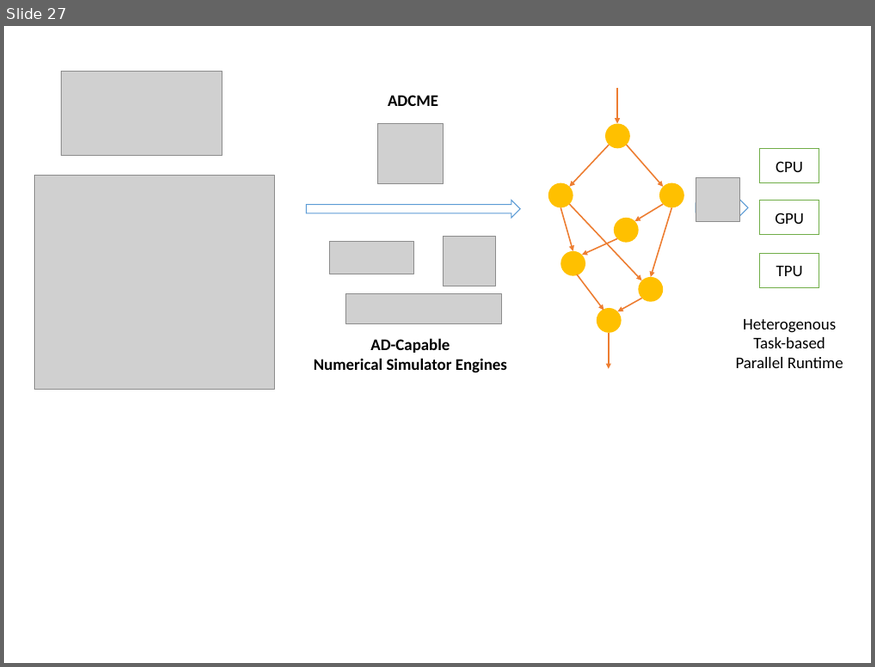
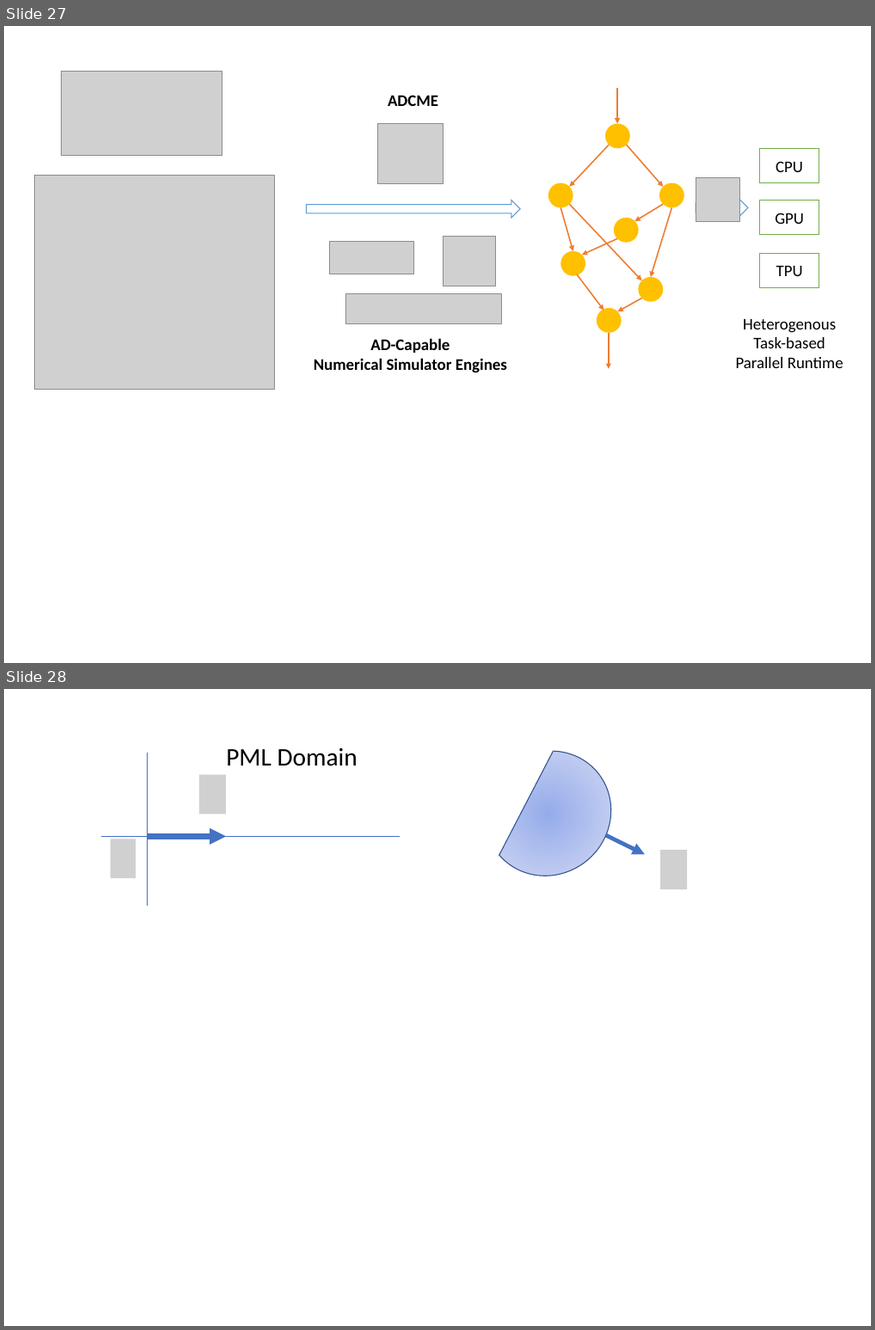
Before and after one commit to ADCMEMarket/ADCMEImages, a slide deck: Slides/figures.pptx. Shown one above the other, each under a label of ours: slide 27 before the commit, slides 27 and 28 after it. The pictures are 875x667 and 875x1330 pixels, drawn with LibreOffice and Linux fonts; fonts in the diff are those of the drawing; grey boxes stand for pictures. Boxes give left, top, right and bottom in pixels: in the first picture for what was removed or moved away, otherwise in the second. Text is boxed around its words. In the diff, an @@ line names an element or a change of style, - is before the commit and + after.

```diff
--- a/Slides/figures.pptx
+++ b/Slides/figures.pptx
@@ slide 28 added at [4, 689, 871, 1326], background #FFFFFF @@
@@ chord (boxed as its full ellipse) added at [460, 726, 637, 902], fill gradient #96ABEA to #C0CBF0 to #E0E5F7, outline #325491 1 pt @@
@@ line added from (147, 906) to (147, 752), #4472C4 0.5 pt @@
@@ text added at [226, 748, 357, 766], 28 pt, text #000000 @@
+PML Domain
@@ picture added at [199, 775, 226, 815] @@
@@ line added from (101, 837) to (400, 837), #4472C4 0.5 pt @@
@@ picture added at [110, 839, 136, 879] @@
@@ arrow added from (147, 837) to (226, 837), #4472C4 6 pt @@
@@ arrow added from (605, 835) to (645, 854), #4472C4 4.5 pt @@
@@ picture added at [660, 851, 687, 890] @@
```
Also in this commit, not shown: 1 other file.
